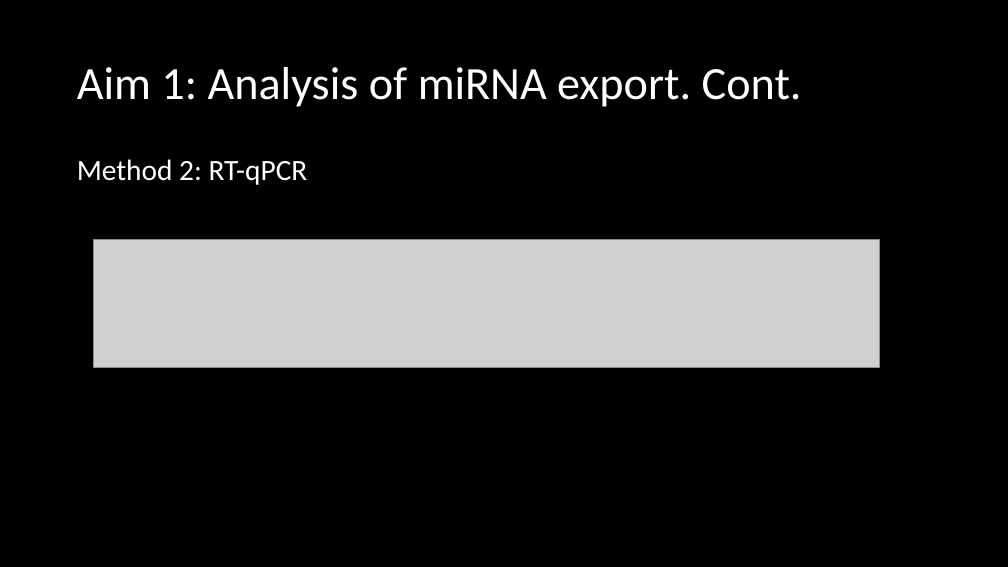
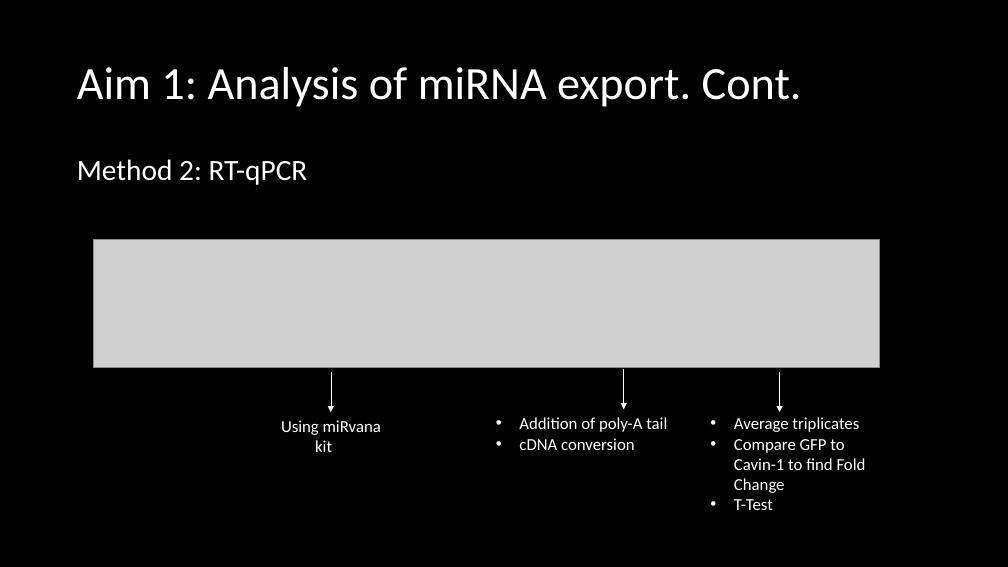
Before and after one commit to HarleyRobinson/Honours2, a slide deck: slide 9 of BackgroundInfo/Selective export of microRNA via extracellular vesicles.pptx. Drawn at 1008x567 pixels with LibreOffice and Linux fonts; fonts in the diff are those of the drawing; grey boxes stand for pictures. Boxes give left, top, right and bottom in pixels: in the first picture for what was removed or moved away, otherwise in the second. Text is boxed around its words. In the diff, an @@ line names an element or a change of style, - is before the commit and + after.

```diff
--- a/BackgroundInfo/Selective export of microRNA via extracellular vesicles.pptx
+++ b/BackgroundInfo/Selective export of microRNA via extracellular vesicles.pptx
@@ arrow added from (331, 372) to (331, 412), #FFFFFF 0.5 pt @@
@@ arrow added from (624, 369) to (624, 410), #FFFFFF 0.5 pt @@
@@ arrow added from (780, 372) to (780, 412), #FFFFFF 0.5 pt @@
@@ text added at box(519, 417, 667, 450), 16 pt, text #FFFFFF @@
+• Addition of poly-A tail
+• cDNA conversion
@@ text added at box(734, 417, 866, 510), 16 pt, text #FFFFFF @@
+• Average triplicates
+• Compare GFP to Cavin-1 to find Fold Change
+• T-Test
@@ text added at box(281, 420, 381, 452), 16 pt, text #FFFFFF @@
+Using miRvana
+kit
```
Also in this commit, not shown: 9 other slides changed, 5 other files.
